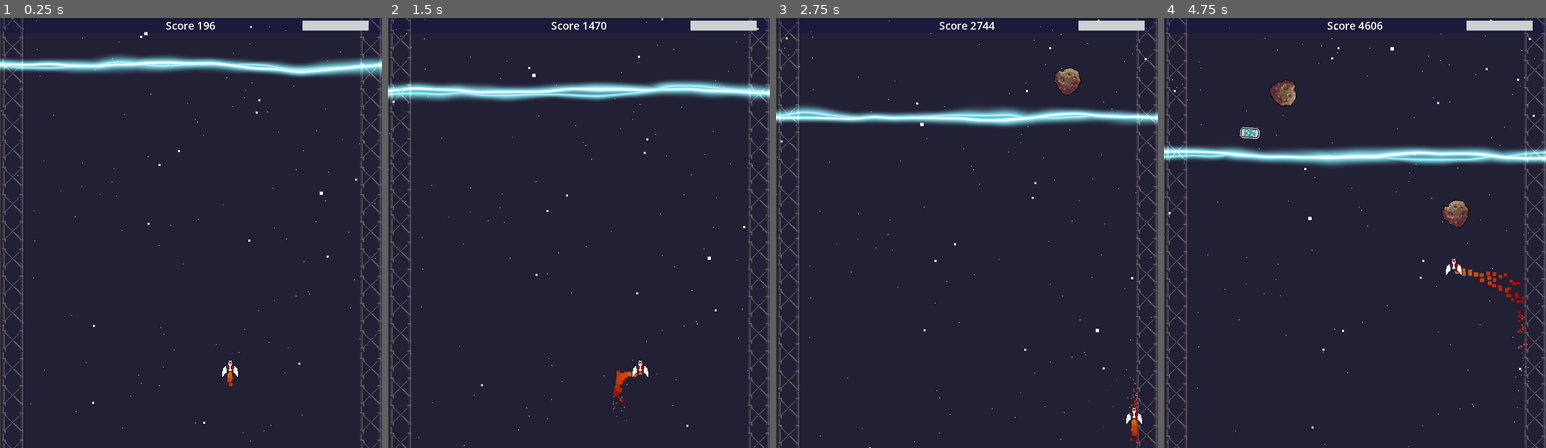
Above: before the commit, frames 1-4 (left to right).
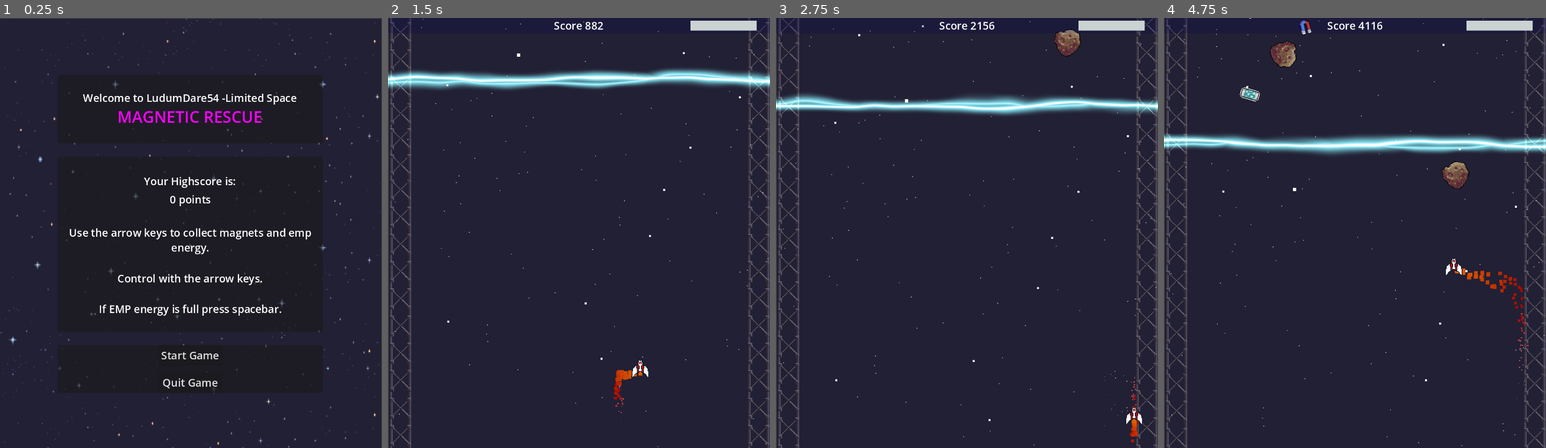
Above: after the commit, the same moments.

Repository: markusweiss/LudumDare54
Game: Godot game, scene res://Scenes/Start/start.tscn
Two runs of this game, one before a commit and one after it. Both use one fixed random seed, a clock stepped at 60 frames per second and the inputs below. Before the commit the project starts from res://Scenes/Main/main.tscn. Sound files missing from this copy of the repository are replaced by a short silence.
Inputs (mouse positions are in pixels of both pictures, inside the frame that each line leads up to):
- Up to frame 1 (0.25 s): no input
- Up to frame 2 (1.5 s): click (579, 353) at 0.5 s, where only the run after the commit has a clickable "Start Game"; hold Right (move_right) from 1.28 s (still down); hold Space (emp) from 1.28 s (still down)
- Up to frame 3 (2.75 s): release Right (move_right) at 2.03 s; release Space (emp) at 2.03 s; hold Down (move_down) from 2.03 s (still down); tap Space (emp) at 2.1 s
- Up to frame 4 (4.75 s): release Down (move_down) at 2.78 s; hold Right (move_right) 2.78-3.53 s; hold Space (emp) 2.78-3.53 s; hold Up (move_up) 3.53-4.28 s; tap Space (emp) at 3.6 s; hold Left (move_left) from 4.28 s (still down); hold Space (emp) from 4.28 s (still down)

The runs differ from the first frame. In frame 1, 10% of the frame differs, in the area x 0-100%, y 0-100%; in frame 2, 9.3%; in frame 3, 9.4%; in frame 4, 11%.

Commit message:
send in preparations

Diff:
--- /dev/null
+++ b/Scenes/Explosion/explosion.gd
@@ -0,0 +1,34 @@
+extends Sprite2D
+
+var shader_active = false
+var shader_material : ShaderMaterial
+
+func _ready():
+	shader_material = ShaderMaterial.new()
+	shader_material.shader = null
+	material = shader_material
+	set_process(false) # Deaktiviert den Prozess, um den Shader anfangs auszuschalten
+
+func activate_shader():
+	#shader_active = not shader_active
+	var shader = load("res://Scenes/Explosion/explosion.gdshader") # Ändern Sie path_to_your_shader.shader in den richtigen Pfad
+	shader_material.shader = shader
+	set_process(true) # Aktiviert den Prozess, um den Shader zu aktualisieren
+
+func stop_shader():
+	shader_material.shader = null
+	set_process(false) # Deaktiviert den Prozess, um den Shader auszuschalten
+
+
+func _input(event):
+	if event.is_action_pressed("emp") && Global.empPower >= 5 && !shader_active:
+		self.material = shader_material
+		Global.magnet = true
+		Global.empPower = 0
+		$"../Shoot".play()
+		activate_shader()
+		$"../Timer".start()  # Start the timer node to deactivate the shader after 1 second
+
+
+func _on_timer_timeout():
+	stop_shader()
--- /dev/null
+++ b/Scenes/Explosion/explosion.gdshader
@@ -0,0 +1,26 @@
+shader_type canvas_item;
+
+uniform vec4 color_signal = vec4 (1.0);
+uniform float size : hint_range(0.0, 1.0, 0.01) = 0.5;
+uniform float zoom : hint_range(0.0, 20, 1) = 8.0;
+uniform float speed : hint_range(-10.0, 10.0, 1.0) = 3.0;
+
+void fragment(){
+
+	float d = length((UV-0.5)*2.0);
+	float t = pow(smoothstep(1.9,0.2,d),0.35);
+
+	// For rainbow effect, keep this line :
+	vec3 rainbow = 0.5 + 0.5*cos(TIME+UV.xyx+vec3(0,2,4));
+	vec4 color = vec4(rainbow.rgb,1.0);
+
+	// For idle color, delete "//" below :
+	color = vec4(color_signal.rgb,1.0);
+
+	d = sin(zoom*d - speed*TIME);
+	d = abs(d);
+	d = size/d;
+	color *= d*t;
+
+	COLOR = vec4(color);
+}
--- /dev/null
+++ b/Scenes/Explosion/explosion.tscn
@@ -0,0 +1,22 @@
+[gd_scene load_steps=4 format=3 uid="uid://bati3kcq2wenx"]
+
+[ext_resource type="Texture2D" uid="uid://eud4snmbhx3b" path="res://Scenes/Explosion/explosion_spacer.png" id="1_v8gqf"]
+[ext_resource type="Script" path="res://Scenes/Explosion/explosion.gd" id="2_fkawr"]
+[ext_resource type="AudioStream" uid="uid://bq5wxehtjwaq2" path="res://Sounds/empshoot.mp3" id="3_k2y4b"]
+
+[node name="Explosion" type="CanvasLayer"]
+
+[node name="Sprite2D" type="Sprite2D" parent="."]
+position = Vector2(292, 330.5)
+scale = Vector2(-71.0251, 71.5974)
+texture = ExtResource("1_v8gqf")
+script = ExtResource("2_fkawr")
+
+[node name="Timer" type="Timer" parent="."]
+wait_time = 0.3
+
+[node name="Shoot" type="AudioStreamPlayer2D" parent="."]
+stream = ExtResource("3_k2y4b")
+volume_db = 17.0
+
+[connection signal="timeout" from="Timer" to="Sprite2D" method="_on_timer_timeout"]
--- a/Scenes/Main/main.tscn
+++ b/Scenes/Main/main.tscn
@@ -1,10 +1,11 @@
-[gd_scene load_steps=11 format=3 uid="uid://nfb3r4dex4jt"]
+[gd_scene load_steps=12 format=3 uid="uid://nfb3r4dex4jt"]
 
 [ext_resource type="PackedScene" uid="uid://ct5488hg6y8kr" path="res://Scenes/Wall/wall.tscn" id="1_7cbww"]
 [ext_resource type="PackedScene" uid="uid://jgsmp0avpwyo" path="res://Scenes/Main/starfield.tscn" id="1_cjsxc"]
 [ext_resource type="PackedScene" uid="uid://cbkkxg527wcaa" path="res://Scenes/Player/player.tscn" id="1_gbuxs"]
 [ext_resource type="PackedScene" uid="uid://cpg0tyu25sm64" path="res://Scenes/UI/ui.tscn" id="1_lvrkr"]
 [ext_resource type="Texture2D" uid="uid://dnk2p32h0045f" path="res://Scenes/Main/background_one.png" id="2_espex"]
+[ext_resource type="PackedScene" uid="uid://bati3kcq2wenx" path="res://Scenes/Explosion/explosion.tscn" id="2_nscmp"]
 [ext_resource type="Script" path="res://Scenes/Main/ParallaxBackground.gd" id="3_8mbdb"]
 [ext_resource type="Script" path="res://Scenes/Main/SpawnEMP.gd" id="8_3ujk2"]
 [ext_resource type="Script" path="res://Scenes/Main/SpawnMagnet.gd" id="8_mlruu"]
@@ -14,6 +15,8 @@
 [node name="Main" type="Node2D"]
 
 [node name="UI" parent="." instance=ExtResource("1_lvrkr")]
+
+[node name="Explosion" parent="." instance=ExtResource("2_nscmp")]
 
 [node name="StarfieldBG" parent="." instance=ExtResource("1_cjsxc")]
 z_index = -110
@@ -41,7 +44,7 @@
 script = ExtResource("8_mlruu")
 
 [node name="CreateMagnet" type="Timer" parent="SpawnMagnet"]
-wait_time = 5.0
+wait_time = 4.0
 autostart = true
 
 [node name="SpawnEMP" type="Node2D" parent="."]
--- a/Scenes/Start/start.tscn
+++ b/Scenes/Start/start.tscn
@@ -30,11 +30,15 @@
 [node name="header" type="PanelContainer" parent="Sprite2D/VBoxContainer"]
 layout_mode = 2
 
-[node name="Label" type="Label" parent="Sprite2D/VBoxContainer/header"]
+[node name="RichTextLabel2" type="RichTextLabel" parent="Sprite2D/VBoxContainer/header"]
 layout_mode = 2
-text = "Welcome to LudumDare54
-Theme is Limited Space"
-horizontal_alignment = 1
+bbcode_enabled = true
+text = "[center]
+Welcome to LudumDare54 -Limited Space
+[color=#ff00ff][font_size=24]MAGNETIC RESCUE[/font_size][/color]
+
+[center]"
+fit_content = true
 
 [node name="middle" type="PanelContainer" parent="Sprite2D/VBoxContainer"]
 layout_mode = 2
@@ -83,6 +87,7 @@
 text = "Start Game"
 
 [node name="Archivements" type="Button" parent="Sprite2D/VBoxContainer/bottom/VBoxContainer"]
+visible = false
 layout_mode = 2
 size_flags_vertical = 4
 text = "Archivements"
--- a/Scenes/Wall/wall.gd
+++ b/Scenes/Wall/wall.gd
@@ -30,9 +30,8 @@
 	if position.y >= 600:
 		Global.magnet=true
 
-
-func _input(event):
-	if event.is_action_pressed("emp") && Global.empPower >= 5:
-		Global.magnet=true
-		Global.empPower = 0
-		$Shoot.play()
+#func _input(event):
+#	if event.is_action_pressed("emp") && Global.empPower >= 5:
+#		Global.magnet=true
+#		Global.empPower = 0
+#		$Shoot.play()
--- a/project.godot
+++ b/project.godot
@@ -11,7 +11,7 @@
 [application]
 
 config/name="Ludum Dare 54"
-run/main_scene="res://Scenes/Main/main.tscn"
+run/main_scene="res://Scenes/Start/start.tscn"
 config/features=PackedStringArray("4.1", "Mobile")
 config/icon="res://icon.svg"
 
Binary file added: Scenes/Explosion/explosion_spacer.png
Not shown, added: Scenes/Explosion/explosion_spacer.png.import
Binary file added: html/index.apple-touch-icon.png
Not shown, added: html/index.apple-touch-icon.png.import
Binary file added: html/index.icon.png
Not shown, added: html/index.icon.png.import
Binary file added: html/index.png
Not shown, added: html/index.png.import
Not shown, added: html.zip
Not shown, added: html/index.audio.worklet.js
Not shown, added: html/index.html
Not shown, added: html/index.js
(and 3 more such lines)
